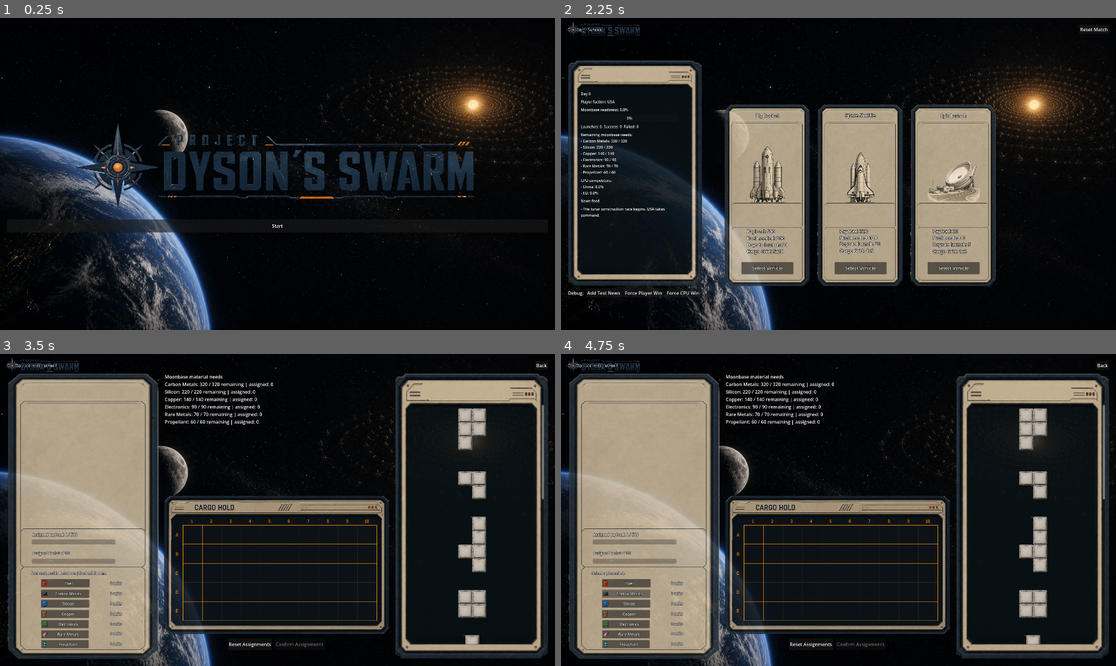
Above: before the commit, frames 1-4 (two rows, left to right).
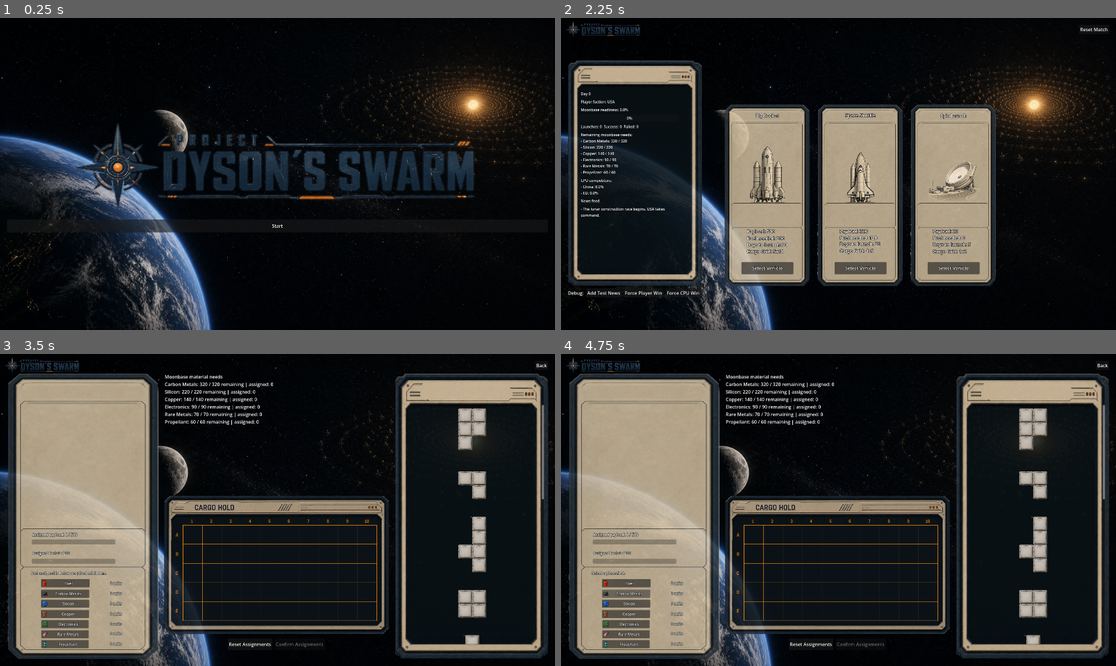
Above: after the commit, the same moments.

Repository: Geopardi00/ProjectDysonSwarm
Game: Godot game, scene res://scenes/main/Main.tscn
Same seed, same stepped clock (60 frames per second), same inputs: the game is played once before the commit and once after it. Sound files missing from this copy of the repository are replaced by a short silence.
Inputs (mouse positions are in pixels of both pictures, inside the frame that each line leads up to):
- Up to frame 1 (0.25 s): no input
- Up to frame 2 (2.25 s): click "Start" at 0.5 s; click (738, 174) at 1.27 s; click "Start" at 2 s
- Up to frame 3 (3.5 s): click "Select Vehicle" at 2.75 s
- Up to frame 4 (4.75 s): click "Fuel" at 3.5 s; click "Carbon Metals" at 4.25 s

The runs differ from the first frame. In frame 1, 0.5% of the frame differs, in the area x 14-86%, y 34-61%; in frame 2, less than 0.1%; in frame 3, less than 0.1%; in frame 4, less than 0.1%.

Commit message:
Checkpoint background music

Diff:
--- a/scenes/main/Main.gd
+++ b/scenes/main/Main.gd
@@ -17,6 +17,11 @@
 const FACTION_LOGO_HIGHLIGHT_MODULATE := Color(1.18, 1.08, 0.86, 1.0)
 const FACTION_LOGO_NORMAL_MODULATE := Color.WHITE
 const FACTION_LOGO_HALO_MODULATE := Color(1.0, 0.72, 0.22, 0.42)
+const BACKGROUND_MUSIC_PATHS: Array[String] = [
+	"res://audio/music/bg_music1.mp3",
+	"res://audio/music/bg_music2.mp3",
+	"res://audio/music/bg_music3.mp3",
+]
 
 @onready var root_margin: MarginContainer = $RootMargin
 @onready var cargo_loading_screen: Control = %CargoLoadingScreen
@@ -27,11 +32,15 @@
 var active_screen: Control
 var corner_logo: TextureRect
 var last_launch_result: Dictionary = {}
+var music_player: AudioStreamPlayer
+var background_music_streams: Array[AudioStream] = []
+var current_music_index := 0
 
 
 func _ready() -> void:
 	_add_scene_background()
 	_add_corner_logo()
+	_start_background_music()
 	game_state = GameState.new()
 	add_child(game_state)
 
@@ -43,6 +52,43 @@
 
 	_clear_root_margin()
 	_show_opening_screen()
+
+
+func _start_background_music() -> void:
+	for music_path: String in BACKGROUND_MUSIC_PATHS:
+		var music_stream := _load_background_music_stream(music_path)
+		if music_stream == null:
+			push_warning("Could not load background music: %s" % music_path)
+			continue
+		background_music_streams.append(music_stream)
+	if background_music_streams.is_empty():
+		return
+	music_player = AudioStreamPlayer.new()
+	music_player.name = "BackgroundMusicPlayer"
+	music_player.finished.connect(_play_next_background_music)
+	add_child(music_player)
+	_play_background_music(0)
+
+
+func _load_background_music_stream(music_path: String) -> AudioStream:
+	if music_path.get_extension().to_lower() == "mp3":
+		var music_data := FileAccess.get_file_as_bytes(music_path)
+		if music_data.is_empty():
+			return null
+		var mp3_stream := AudioStreamMP3.new()
+		mp3_stream.data = music_data
+		return mp3_stream
+	return load(music_path) as AudioStream
+
+
+func _play_background_music(track_index: int) -> void:
+	current_music_index = wrapi(track_index, 0, background_music_streams.size())
+	music_player.stream = background_music_streams[current_music_index]
+	music_player.play()
+
+
+func _play_next_background_music() -> void:
+	_play_background_music(current_music_index + 1)
 
 
 func test_big_rocket_success() -> Dictionary:
--- a/scenes/ui/CargoLoadingScreen.gd
+++ b/scenes/ui/CargoLoadingScreen.gd
@@ -323,7 +323,7 @@
 	var assigned_payload := assignment.get_assigned_payload()
 	var assigned_fuel := assignment.get_assigned_fuel()
 
-	vehicle_label.text = "%s assignment" % String(vehicle.get("display_name", assignment.vehicle_id))
+	vehicle_label.text = ""
 	assignment_grid_label.text = "Cargo hold preview: %dx%d" % [
 		int(vehicle.get("grid_height", 0)),
 		int(vehicle.get("grid_width", 0)),
@@ -356,7 +356,7 @@
 	var placed_payload := packing_state.get_placed_payload()
 	var placed_fuel := packing_state.get_placed_fuel()
 
-	vehicle_label.text = "%s packing" % String(vehicle.get("display_name", packing_state.vehicle_id))
+	vehicle_label.text = ""
 	_update_meters("Placed payload", placed_payload, max_payload, "Placed fuel", placed_fuel, required_fuel)
 	warning_label.text = "Packing phase: assignments are locked."
 	_update_meter_warnings(warning_label.text)
--- a/scenes/ui/CargoLoadingScreen.tscn
+++ b/scenes/ui/CargoLoadingScreen.tscn
@@ -64,7 +64,7 @@
 layout_mode = 2
 size_flags_horizontal = 3
 theme_override_font_sizes/font_size = 22
-text = "Cargo loading"
+text = ""
 label_settings = SubResource("LabelSettings_outline")
 
 [node name="BackButton" type="Button" parent="RootMargin/Layout/Header" unique_id=985904312]
--- a/scenes/ui/StrategyScreen.tscn
+++ b/scenes/ui/StrategyScreen.tscn
@@ -37,7 +37,7 @@
 layout_mode = 2
 size_flags_horizontal = 3
 theme_override_font_sizes/font_size = 28
-text = "Strategy Screen"
+text = ""
 label_settings = SubResource("LabelSettings_outline")
 
 [node name="ResetButton" type="Button" parent="Layout/Header" unique_id=1797317022]
Binary file changed: assets/ui/title/title_logo.png
Binary file changed: assets/ui/vehicles/spinlaunch_icon.png
Not shown, added: audio/music/bg_music1.mp3.import
Not shown, added: audio/music/bg_music2.mp3.import
Not shown, added: audio/music/bg_music3.mp3.import
Not shown, added: audio/music/bg_music1.mp3
Not shown, added: audio/music/bg_music2.mp3
Not shown, added: audio/music/bg_music3.mp3
